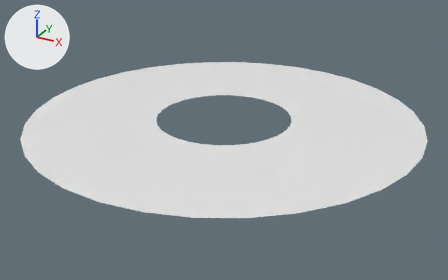
What one commit did to the FBX model InfiniteRunner/Assets/Models/slash_vfx_mesh.fbx.
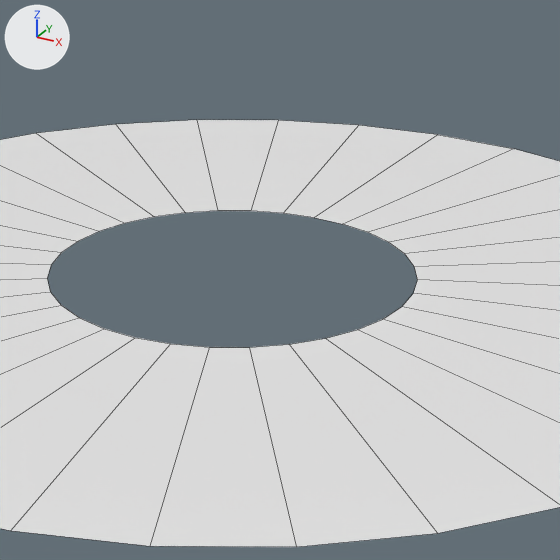
There are two pictures of each version: one whole from a camera (50 mm lens) standing at (1.43, -2.599, 1.176) and looking at (0.022, -0.04, -0.104), one close up on the part from 31% to 77% of the width and 7% to 80% of the height. The axes (+X, +Y, +Z) are drawn at upper left. The lights are the same throughout. The close-ups show mesh edges as thin lines.

Before the edit, the objects in view are built like this:
```python
me_circle = bpy.data.meshes.new('Circle')
me_circle.from_pydata(...)  # 64 vertices, 32 faces; spans x -1.0..1.0, y -1.0..1.0, z 0.0
ob_circle = bpy.data.objects.new('Circle', me_circle)
ob_circle.location = (0.0, 0.0, 0.0)
```
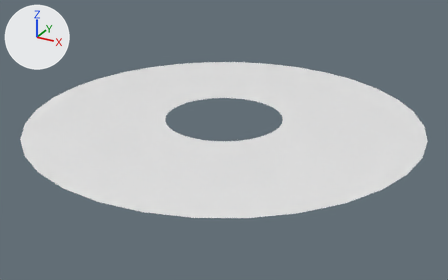
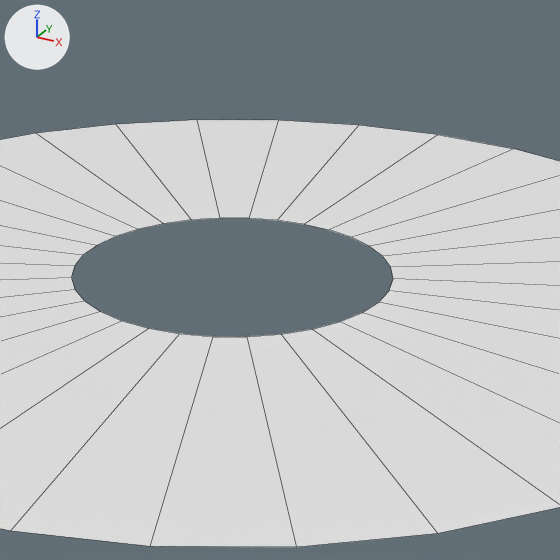
Pixel boxes (x1, y1, x2, y2) of what changed, in the close-ups (560 x 560 px; the box of a moved part takes in the faces that stretch with it):
part 1 of me_circle, moved or reshaped: (0, 182, 560, 432) in both

The edits, one by one:
me_circle has 64 vertices, 32 faces and spans x -1.0..1.0, y -1.0..1.0, z 0.0.
me_circle is used by ob_circle; location (0.0, 0.0, 0.0).
me_circle part 1: all 32 vertices in x -0.35..0.35, y -0.35..0.35, z 0.0 are scaled about their middle by (0.87, 0.87, 1).
